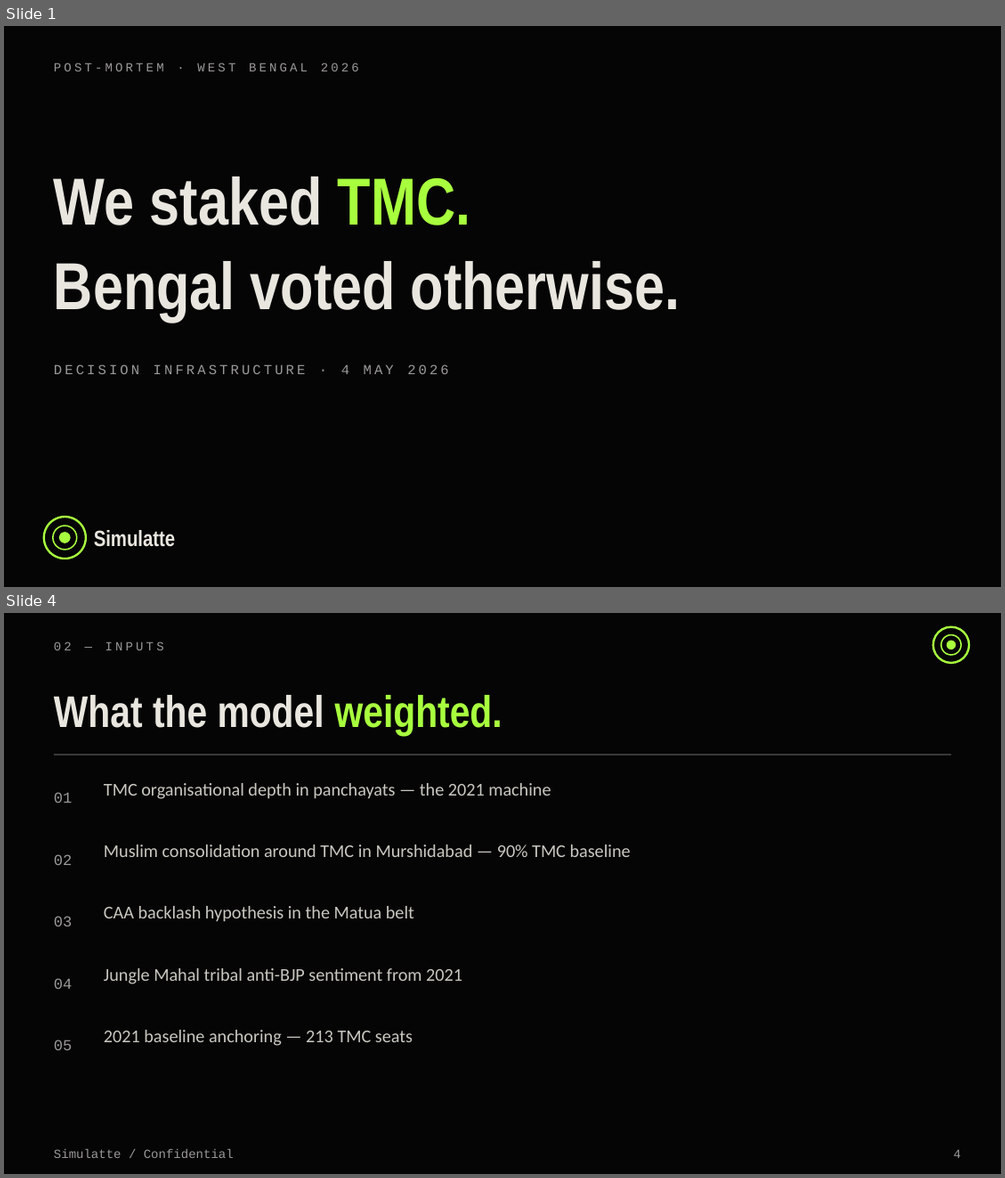
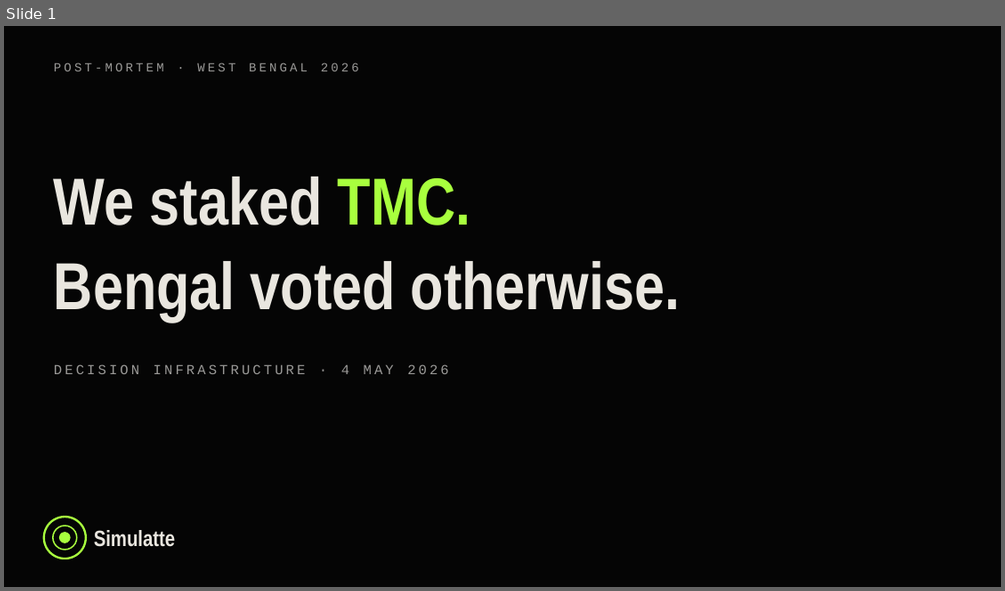
Before and after one commit to Iqbalahmed7/simulatte-popscale, a slide deck: engineering/wb_2026_postmortem_deck.pptx. Shown one above the other, each under a label of ours: slides 1 and 4 before the commit, slide 1 after it; the slides between them are not shown. The pictures are 1005x1178 and 1005x591 pixels, drawn with LibreOffice and Linux fonts; fonts in the diff are those of the drawing. Boxes give left, top, right and bottom in pixels: in the first picture for what was removed or moved away, otherwise in the second. Text is boxed around its words. In the diff, an @@ line names an element or a change of style, - is before the commit and + after.

```diff
--- a/engineering/wb_2026_postmortem_deck.pptx
+++ b/engineering/wb_2026_postmortem_deck.pptx
@@ slide 4 removed at <box>4,613,1001,1174</box>, background #050505 @@
@@ ellipse removed at <box>933,627,969,663</box> @@
@@ ellipse removed at <box>941,635,961,655</box> @@
@@ text removed at <box>54,641,164,650</box> @@
-02 — INPUTS
@@ ellipse removed at <box>947,641,955,649</box> @@
@@ text removed at <box>54,695,502,736</box> @@
-What the model weighted.
@@ line removed from (54, 755) to (951, 755) @@
@@ text removed at <box>54,792,73,803</box> @@
-01
@@ text removed at <box>104,783,550,799</box> @@
-TMC organisational depth in panchayats — the 2021 machine
@@ text removed at <box>104,844,631,857</box> @@
-Muslim consolidation around TMC in Murshidabad — 90% TMC baseline
@@ text removed at <box>54,854,73,865</box> @@
-02
@@ text removed at <box>104,906,414,922</box> @@
-CAA backlash hypothesis in the Matua belt
@@ text removed at <box>54,916,73,926</box> @@
-03
@@ text removed at <box>54,978,73,989</box> @@
-04
@@ text removed at <box>104,968,462,984</box> @@
-Jungle Mahal tribal anti-BJP sentiment from 2021
@@ text removed at <box>54,1039,73,1050</box> @@
-05
@@ text removed at <box>104,1030,413,1046</box> @@
-2021 baseline anchoring — 213 TMC seats
@@ text removed at <box>54,1149,234,1158</box> @@
-Simulatte / Confidential
@@ text removed at <box>954,1150,961,1158</box> @@
-4
```
Also in this commit, not shown: 4 slides changed, 10 slides added, 3 other slides removed, 26 other files.
